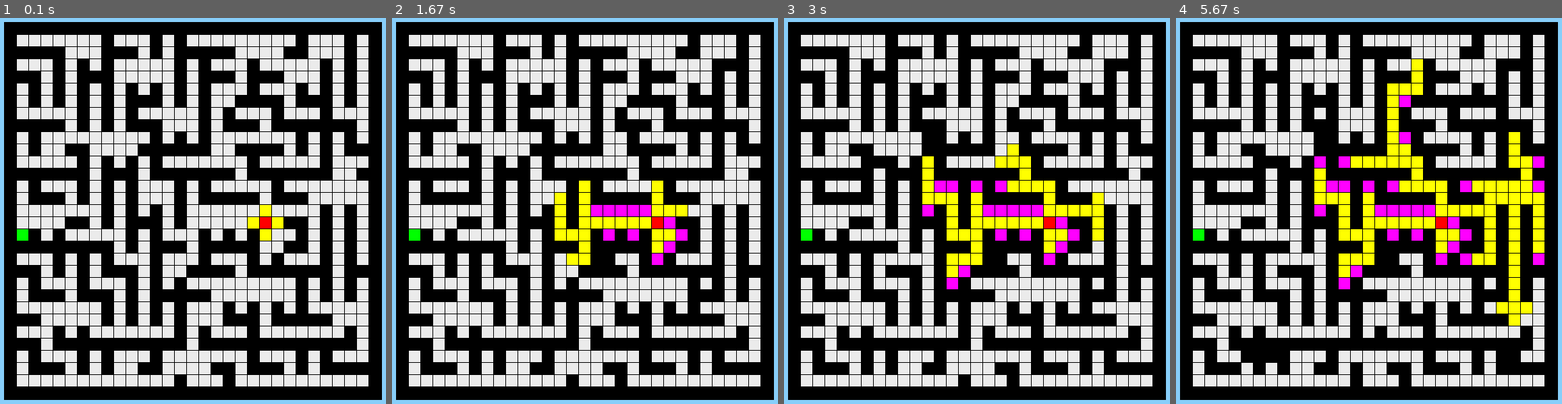
Above: before the commit, frames 1-4 (left to right).
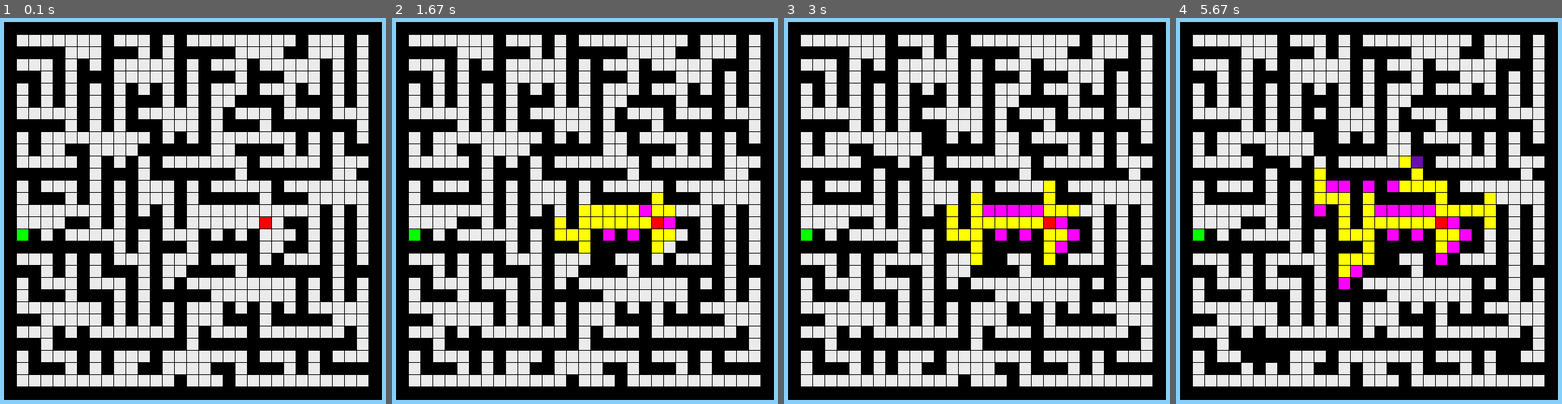
Above: after the commit, the same moments.

Repository: Fil-maker/Wave_Astar
Game: pygame game, started from display.py
The game is run twice, just before and just after one commit, with the same random seed, the same clock (stepped at 60 frames per second) and the same inputs.
Inputs (mouse positions are in pixels of both pictures, inside the frame that each line leads up to):
- Up to frame 1 (0.1 s): no input
- Up to frame 2 (1.67 s): press the mouse at (523, 214) at 0.37 s; move the mouse to (615, 257) at 0.47 s; release the mouse at (704, 299) at 0.6 s; click (731, 68) at 0.73 s; click (457, 199) at 1.07 s; click (635, 141) at 1.4 s
- Up to frame 3 (3 s): press the mouse at (1027, 141) at 1.7 s; move the mouse to (1119, 172) at 1.8 s; release the mouse at (outside the picture) at 1.93 s; click (872, 160) at 2.07 s; right-click (892, 253) at 2.4 s; click (926, 141) at 2.73 s
- Up to frame 4 (5.67 s): click (1272, 361) at 3.07 s; press the mouse at (1272, 361) at 3.37 s; move the mouse to (1369, 342) at 3.47 s; release the mouse at (1465, 322) at 3.6 s; click (1334, 114) at 3.73 s; click (1245, 353) at 4.07 s; click (1465, 95) at 4.9 s; click (1519, 353) at 5.23 s; click (1361, 365) at 5.57 s

The runs differ from the first frame. In frame 1, 0.4% of the frame differs, in the area x 64-74%, y 48-58%; in frame 2, 1.3%; in frame 3, 2.6%; in frame 4, 5.2%, in the area x 35-96%, y 10-80%.

Commit message:
Add current point color

Diff:
--- a/display.py
+++ b/display.py
@@ -33,7 +33,7 @@
     maze = Maze(2 * WIDTH + 1, 2 * HEIGHT + 1)
     obj = ScreenObject(20, 20, 560, 560, maze)
     size = width, height = 800, 600
-    FPS = 20
+    FPS = 10
     time_to_frame = 1000 / FPS
     running = True
     pygame.init()
--- a/test.py
+++ b/test.py
@@ -13,6 +13,7 @@
     path = 4
     confirmed = 5
     wrong = 6
+    current_closest = 7
 
     def __str__(self):
         return str(self.name)
@@ -78,6 +79,7 @@
         self.generate_field()
         self.start: Point = None
         self.goal: Point = None
+        self.closest: Point = None
         self.cell_width, self.cell_height = None, None
         self.generate_walls()
         self.set_path_coords()
@@ -141,6 +143,8 @@
                     pick = (0, 255, 0)
                 elif Marker.confirmed in self.map[row][col].markers:
                     pick = (0, 255, 255)
+                elif Marker.current_closest in self.map[row][col].markers:
+                    pick = (0x6A, 0x0D, 0xAD)
                 elif Marker.path in self.map[row][col].markers:
                     pick = (255, 255, 0)
                 elif Marker.wall in self.map[row][col].markers:
@@ -180,8 +184,12 @@
     def find_path(self):
         if self.is_path_found:
             return
-
+        if self.closest is not None:
+            self.closest.markers.remove(Marker.current_closest)
+            pass
         closest = get_closest(self.search_area, self.goal)
+        self.closest = self.get_point(closest.point)
+        self.closest.markers.append(Marker.current_closest)
         if closest is None:
             return
         neighbors = closest.point.get_neighbors()
